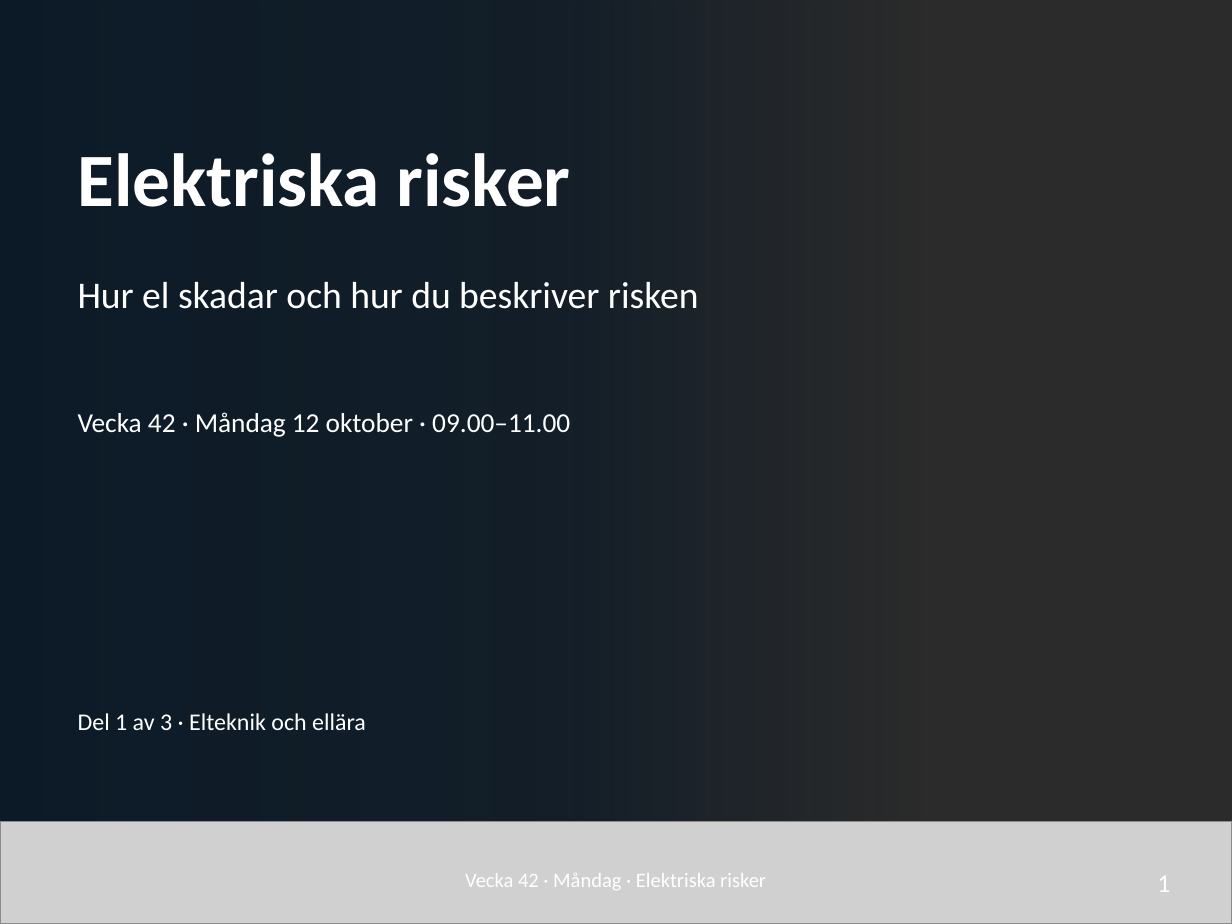
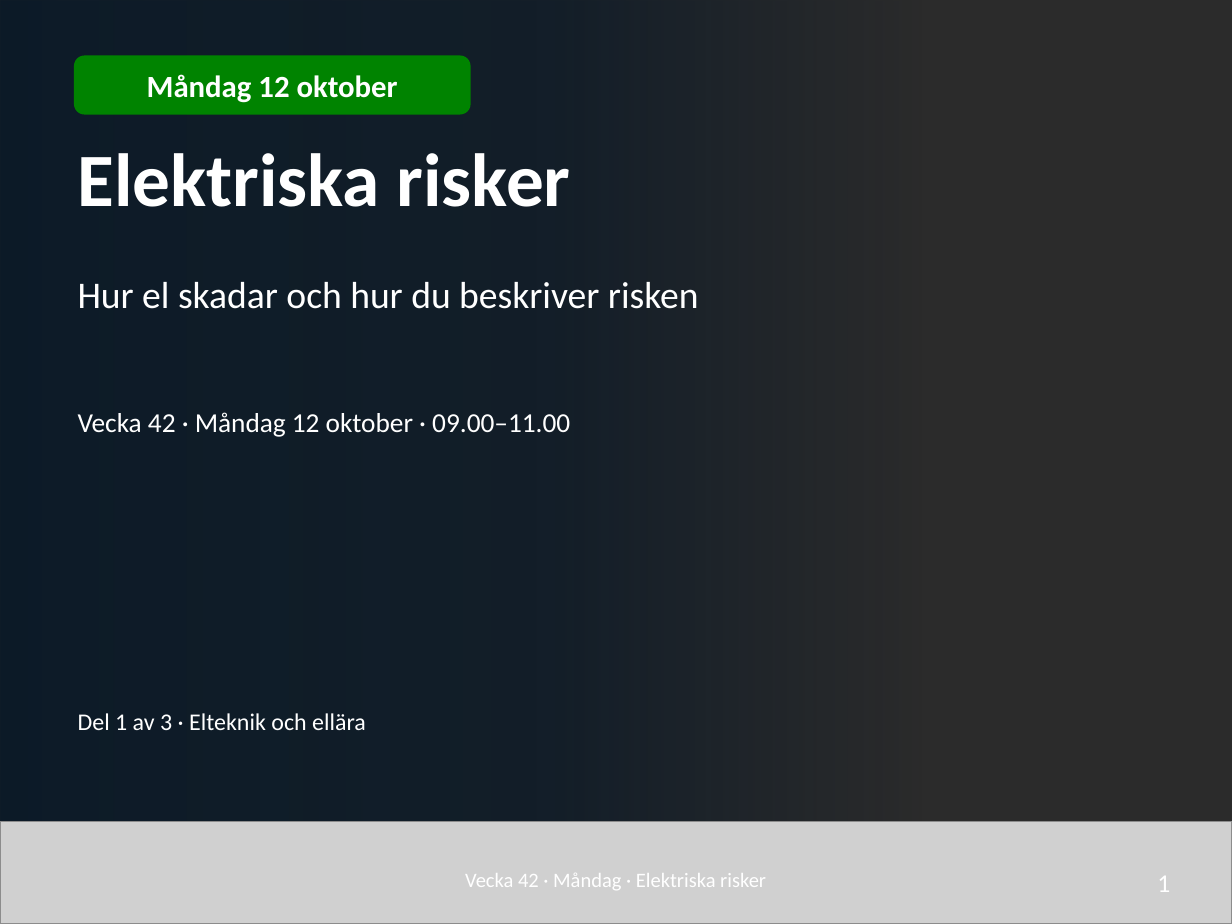
Before and after one commit to nj22az/nj22az.github.io, a slide deck: slide 1 of sjoskolan/vecka-42/aktuell/v42_01_Elektriska_risker_elev.pptx. Drawn at 1232x924 pixels with LibreOffice and Linux fonts; fonts in the diff are those of the drawing; grey boxes stand for pictures; background and template pictures are left out; a plain dark background stands for a picture behind light text. Boxes give left, top, right and bottom in pixels: in the first picture for what was removed or moved away, otherwise in the second. Text is boxed around its words. In the diff, an @@ line names an element or a change of style, - is before the commit and + after.

```diff
--- a/sjoskolan/vecka-42/aktuell/v42_01_Elektriska_risker_elev.pptx
+++ b/sjoskolan/vecka-42/aktuell/v42_01_Elektriska_risker_elev.pptx
@@ rounded rectangle added at [74, 55, 471, 115], fill #008300, 18 pt, text #FFFFFF, bold @@
+Måndag 12 oktober
```
Also in this commit, not shown: 1 other slide changed, 26 other files.
